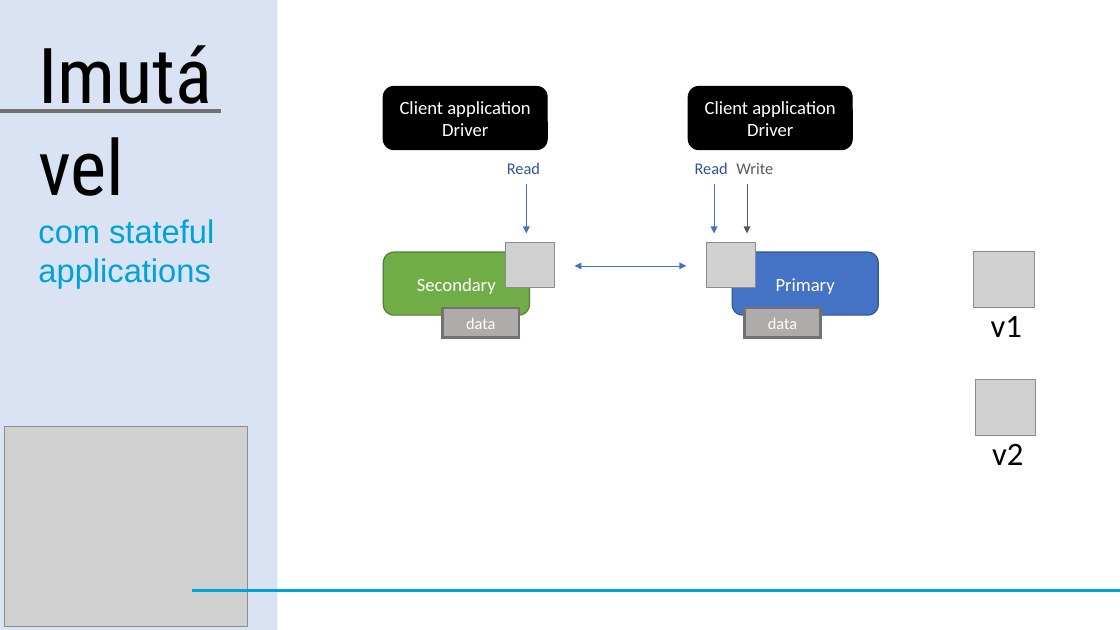
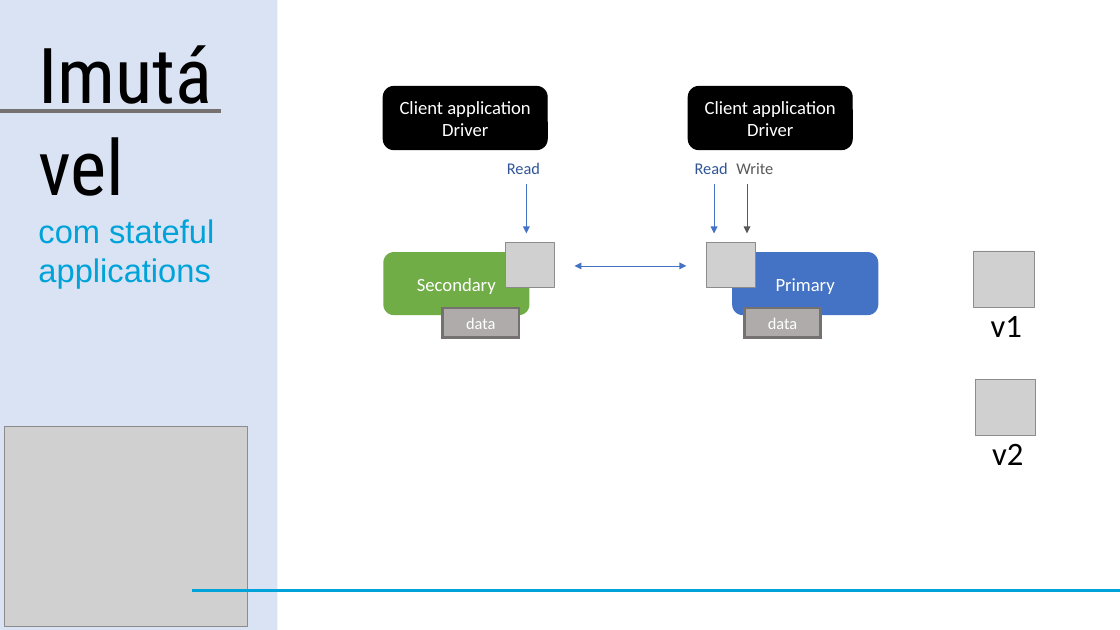
Before and after one commit to everton-martins/TDC2019-DevOps, a slide deck: slide 8 of DevOps.ppsx. Drawn at 1120x630 pixels with LibreOffice and Linux fonts; fonts in the diff are those of the drawing; grey boxes stand for pictures. Boxes give left, top, right and bottom in pixels: in the first picture for what was removed or moved away, otherwise in the second. Text is boxed around its words. In the diff, an @@ line names an element or a change of style, - is before the commit and + after.

```diff
--- a/DevOps.ppsx
+++ b/DevOps.ppsx
@@ rounded rectangle "Secondary" at box(383, 252, 529, 315): outline #538035 1 pt to none @@
@@ rounded rectangle "Primary" at box(733, 252, 879, 315): outline #325491 1 pt to none @@
```
Also in this commit, not shown: 2 other slides changed.
